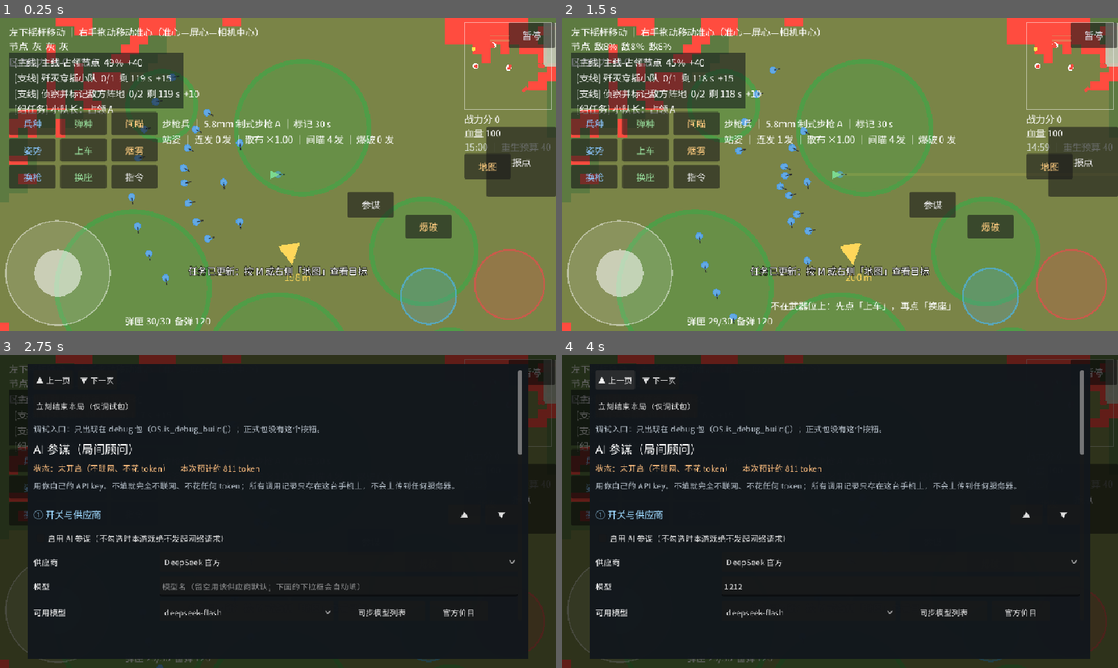
Above: before the commit, frames 1-4 (two rows, left to right).
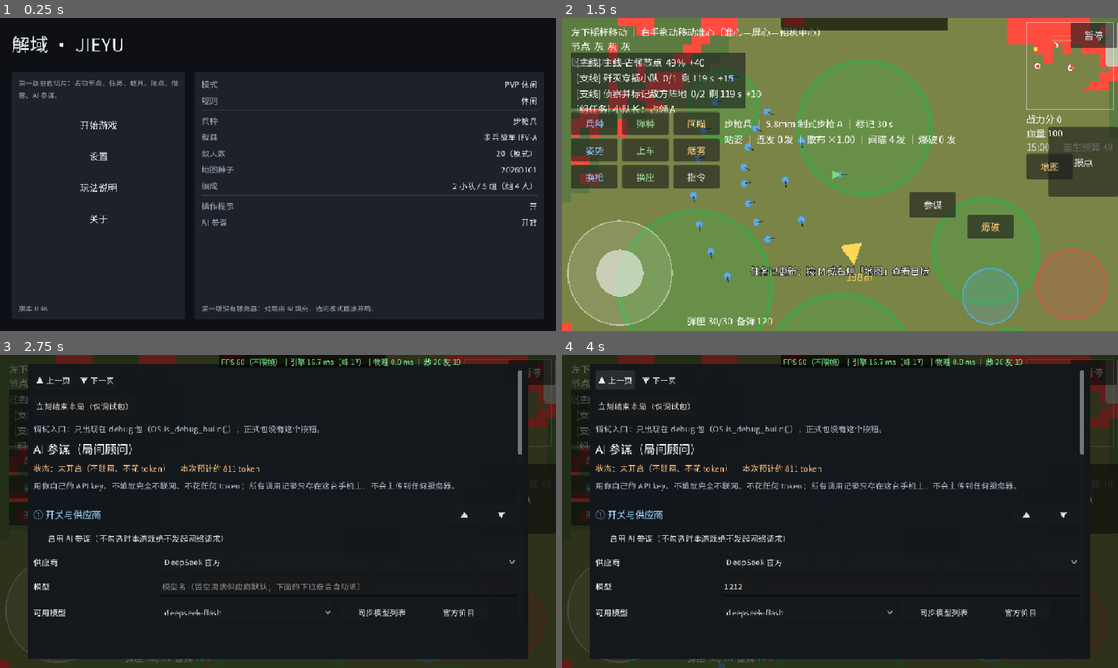
Above: after the commit, the same moments.

Repository: copperbookworm/jieyu-tactics
Game: Godot game, scene res://scenes/app/App.tscn
The game is run twice, just before and just after one commit, with the same random seed, the same clock (stepped at 60 frames per second) and the same inputs. Before the commit the project starts from res://scenes/_probe_fixed_scene.tscn.
Inputs (mouse positions are in pixels of both pictures, inside the frame that each line leads up to):
- Up to frame 1 (0.25 s): no input
- Up to frame 2 (1.5 s): click (662, 124) at 0.5 s, where only the run after the commit has a clickable "开始游戏"; click (1045, 299) at 1.25 s, where only the run after the commit has a clickable "开始对局"
- Up to frame 3 (2.75 s): click "参谋" at 2 s
- Up to frame 4 (4 s): click (901, 586) at 2.77 s; type "12" at 2.85 s; click (901, 655) at 3 s; type "12" at 3.08 s; click "▲ 上一页" at 3.5 s

The runs differ from the first frame. In frame 1, 99% of the frame differs, in the area x 0-100%, y 0-100%; in frame 2, 2.9%; in frame 3, 1.0%; in frame 4, 1.0%.

Commit message:
第七十九版·三 · 收尾：修回 main_scene（App.tscn）+ 物理线程保持 true + 登记真机 A/B 未跑成
- project.godot：application/run/main_scene 由（上一次提交误带的）res://scenes/_probe_fixed_scene.tscn 修回
  res://scenes/app/App.tscn；physics/2d/run_on_separate_thread 保持 true（使用者拍板 Q1）
- 诚实登记：本轮真机 A/B **没有数字**（判据：设备 lastUpdateTime 仍是 2026-10-06 22:06、user://files/ 里
  没有任何 perf_*.csv）。两版包曾同名互相覆盖 + 临时改 main_scene 的窗口错开 ⇒ 两版不可比，A/B 待重做
- AGENTS.md 新增两条基础设施事实：① export_android.ps1 会因 GradleDaemon 不释放 stdout 管道而假死（kill 掉即继续）；
  ② 真机 A/B 出包三条纪律（包分别命名 / main_scene 卡准导出窗口 / 装完用 dumpsys lastUpdateTime 核对 + 看有无 perf_*.csv）
- docs/性能预算.md 28.11 与 本项目开发进度.txt 同步登记
- 验收：单元 57 脚本 + 3 门禁 = 60 个 / 未全绿 0（EXIT=0）；集成 274/0（EXIT=0）；SCRIPT ERROR 0

Diff:
--- a/project.godot
+++ b/project.godot
@@ -11,7 +11,7 @@
 [application]
 
 config/name="JIEYU1"
-run/main_scene="res://scenes/_probe_fixed_scene.tscn"
+run/main_scene="res://scenes/app/App.tscn"
 config/features=PackedStringArray("4.7", "Mobile")
 config/icon="res://icon.svg"
 
Not shown, added: test/ballistics_table_test.gd.uid
Not shown, added: tools/build_ballistics_table.gd.uid
Not shown, changed: 本项目开发进度.txt
Not shown, changed: AGENTS.md
Not shown, changed: docs/性能预算.md
